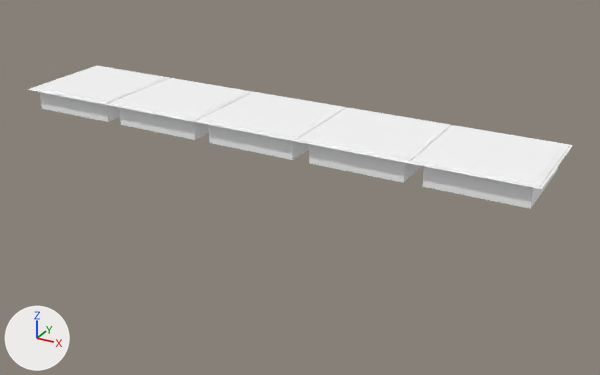
The FBX model TheLastEngineer/Assets/Art-2/FBXs/Asset_Floor_Cable.fbx, before and after one commit.
Camera for both pictures: a 50 mm camera at (9.1, -17.58, 2.39) aimed at (5.74, -11.46, -0.67). The axes (+X, +Y, +Z) are drawn at lower left. The lights are the same throughout. Where no turn or scale is listed for an object, it has been applied to the vertices.

The scene before the commit, as lines of its bpy script (objects in view):
```python
ob_estructura = bpy.data.objects.new('Estructura', me_mesh)
ob_estructura.location = (3.0, -12.0, 0.0)
ob_estructura_001 = bpy.data.objects.new('Estructura.001', me_mesh_003)
ob_estructura_001.location = (4.0, -12.0, 0.0)
ob_estructura_002 = bpy.data.objects.new('Estructura.002', me_mesh_006)
ob_estructura_002.location = (5.0, -12.0, 0.0)
ob_estructura_003 = bpy.data.objects.new('Estructura.003', me_mesh_009)
ob_estructura_003.location = (6.0, -12.0, 0.0)
ob_estructura_004 = bpy.data.objects.new('Estructura.004', me_mesh_012)
ob_estructura_004.location = (7.0, -12.0, 0.0)
ob_tapa_cristal = bpy.data.objects.new('Tapa_Cristal', me_mesh_002)
ob_tapa_cristal.location = (3.0, -12.0, 0.0)
ob_tapa_cristal_001 = bpy.data.objects.new('Tapa_Cristal.001', me_mesh_005)
ob_tapa_cristal_001.location = (4.0, -12.0, 0.0)
ob_tapa_cristal_002 = bpy.data.objects.new('Tapa_Cristal.002', me_mesh_008)
ob_tapa_cristal_002.location = (5.0, -12.0, 0.0)
ob_tapa_cristal_003 = bpy.data.objects.new('Tapa_Cristal.003', me_mesh_011)
ob_tapa_cristal_003.location = (6.0, -12.0, 0.0)
# me_mesh_012
# before: 698 (1.0, 0.0, 0.0) at pixel (542, 189), 700 (1.0, 1.0, 0.0) at pixel (572, 145), 711 (1.0, 0.5, 0.0) at pixel (558, 165), 718 (0.5, 0.0, 0.0) at pixel (473, 175), 725 (0.5, 1.0, 0.0) at pixel (511, 135)
# before: 739 (0.0, 0.0, 0.0) at pixel (410, 163), 741 (0.0, 1.0, 0.0) at pixel (454, 125), 751 (0.0, 0.5, 0.0) at pixel (433, 143)
# also in view: 'Tapa_Cristal.004' at (7.5, -11.5, 0.0)
```
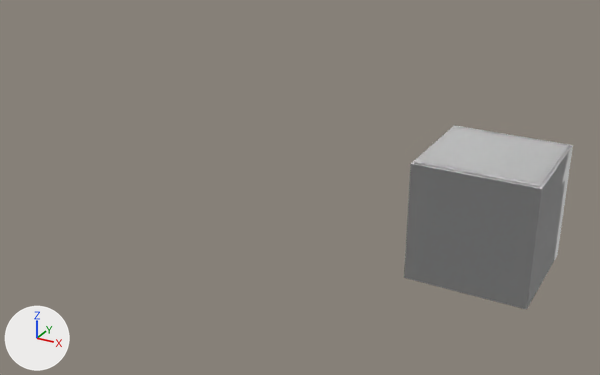
The newer file is also turned or shifted as a whole; pictures and numbers use the older file's frame.

Edits to the bpy script that builds the scene:
```text
Change me_mesh_006:
    remove me_mesh_006.from_pydata(...)  # 655 vertices, 585 faces; spans x 0.0..1.0, y 0.0..1.0, z -0.208..0.009
    add me_mesh_006.from_pydata(...)  # 663 vertices, 593 faces; spans x 2.0..3.0, y 0.0..1.0, z -1.0..0.009
    me_mesh_006 part 6: a new loose piece of 75 vertices spanning x 2.0..3.0, y 0.0..1.0, z -1.0..0.009, in mat_m_gradiente (its picture is missing)
    me_mesh_006 part 7: the loose piece of 67 vertices spanning x 0.0..1.0, y 0.0..1.0, z -0.205..0.009 is deleted
Change me_mesh:
    remove me_mesh.from_pydata(...)  # 583 vertices, 514 faces; spans x 0.0..1.0, y 0.0..1.0, z -0.218..0.009
    add me_mesh.from_pydata(...)  # 591 vertices, 522 faces; spans x 4.0..5.0, y 0.0..1.0, z -1.0..0.009
    me_mesh part 10: a new loose piece of 75 vertices spanning x 4.0..5.0, y 0.0..1.0, z -1.0..0.009, in mat_m_gradiente (its picture is missing)
    me_mesh part 11: the loose piece of 67 vertices spanning x 0.0..1.0, y 0.0..1.0, z -0.205..0.009 is deleted
Change me_mesh_011:
    where me_mesh_011.from_pydata(...)  # 8 vertices, 6 faces; spans x 0.061..0.939, y 0.061..0.939, z -0.004..0.012
    me_mesh_011 part 8: the whole mesh is moved by (1.0, 0.0, 0.0)
Change me_mesh_005:
    where me_mesh_005.from_pydata(...)  # 8 vertices, 6 faces; spans x 0.061..0.939, y 0.061..0.939, z -0.004..0.012
    me_mesh_005 part 9: the whole mesh is moved by (3.0, 0.0, 0.0)
Change me_mesh_008:
    where me_mesh_008.from_pydata(...)  # 8 vertices, 6 faces; spans x 0.061..0.939, y 0.061..0.939, z -0.004..0.012
    me_mesh_008 part 1: the whole mesh is moved by (2.0, 0.0, 0.0)
Change me_mesh_012:
    where me_mesh_012.from_pydata(...)  # 763 vertices, 624 faces; spans x 0.0..1.0, y 0.0..1.0, z -0.205..0.009
    verts and faces of me_mesh_012; kept vertices keep their numbers, new ones are numbered from 763
    me_mesh_012 part 3
    add for new, old in zip([*range(763, 771)], [698, 700, 711, 718, 725, 739, 741, 751]): verts[new] = verts[old] + (0.0, 0.0, -1.0)
    add faces += [(698, 718, 766, 763), (700, 711, 765, 764), (698, 763, 765, 711), (700, 764, 767, 725), (718, 739, 768, 766), (739, 751, 770, 768)]
    add faces += [(725, 767, 769, 741), (741, 769, 770, 751)]
Change me_mesh_003:
    remove me_mesh_003.from_pydata(...)  # 655 vertices, 585 faces; spans x 0.0..1.0, y 0.0..1.0, z -0.208..0.009
    add me_mesh_003.from_pydata(...)  # 663 vertices, 593 faces; spans x 3.0..4.0, y 0.0..1.0, z -1.0..0.009
    me_mesh_003 part 4: a new loose piece of 75 vertices spanning x 3.0..4.0, y 0.0..1.0, z -1.0..0.009, in mat_m_gradiente (its picture is missing)
    me_mesh_003 part 5: the loose piece of 67 vertices spanning x 0.0..1.0, y 0.0..1.0, z -0.205..0.009 is deleted
Change me_mesh_009:
    remove me_mesh_009.from_pydata(...)  # 673 vertices, 570 faces; spans x 0.0..1.0, y 0.0..1.0, z -0.218..0.009
    add me_mesh_009.from_pydata(...)  # 681 vertices, 578 faces; spans x 1.0..2.0, y 0.0..1.0, z -1.0..0.009
    me_mesh_009 part 12: 64 vertices removed from x 0.0..0.978, y 0.0..1.0, z -0.205..0.009; 72 vertices added at x 1.0..2.0, y 0.0..1.0, z -1.0..0.009
Change me_mesh_002:
    where me_mesh_002.from_pydata(...)  # 8 vertices, 6 faces; spans x 0.061..0.939, y 0.061..0.939, z -0.004..0.012
    me_mesh_002 part 2: the whole mesh is moved by (4.0, 0.0, 0.0)
```

Changed parts and their boxes (x1, y1, x2, y2) in the pictures (600 x 375 px):
'Estructura.004', reshaped (118% taller): before (411, 125, 573, 209); after (404, 126, 568, 310)
'Estructura', reshaped (15% wider, 225% taller): before (27, 66, 171, 122); after (405, 125, 571, 309)
'Tapa_Cristal.002', mesh moved: before (206, 94, 340, 137); after (422, 127, 563, 183)
'Estructura.002', reshaped: before (197, 92, 348, 160); after (404, 126, 573, 291)
'Tapa_Cristal.003', mesh moved (not visible afterwards): before (307, 109, 445, 158)
'Estructura.003', reshaped: before (296, 108, 454, 183); after (434, 129, 573, 186)
'Tapa_Cristal', mesh moved: before (37, 67, 163, 101); after (423, 128, 563, 182)
'Tapa_Cristal.001', mesh moved: before (117, 79, 246, 118); after (426, 157, 525, 179)
'Estructura.001', reshaped: before (107, 78, 255, 140); after (412, 126, 570, 189)
part 3 of me_mesh_012, added: after (404, 155, 567, 310)
part 4 of me_mesh_003, added: after (412, 126, 570, 189)
part 5 of me_mesh_003, deleted: before (107, 78, 255, 140)
part 6 of me_mesh_006, added: after (404, 126, 573, 291)
part 7 of me_mesh_006, deleted: before (197, 92, 348, 160)
part 10 of me_mesh, added: after (405, 125, 571, 309)
part 11 of me_mesh, deleted: before (27, 66, 171, 122)
'Tapa_Cristal.004', unchanged, covered by the edit: before (422, 127, 564, 183); after (422, 128, 564, 183)
